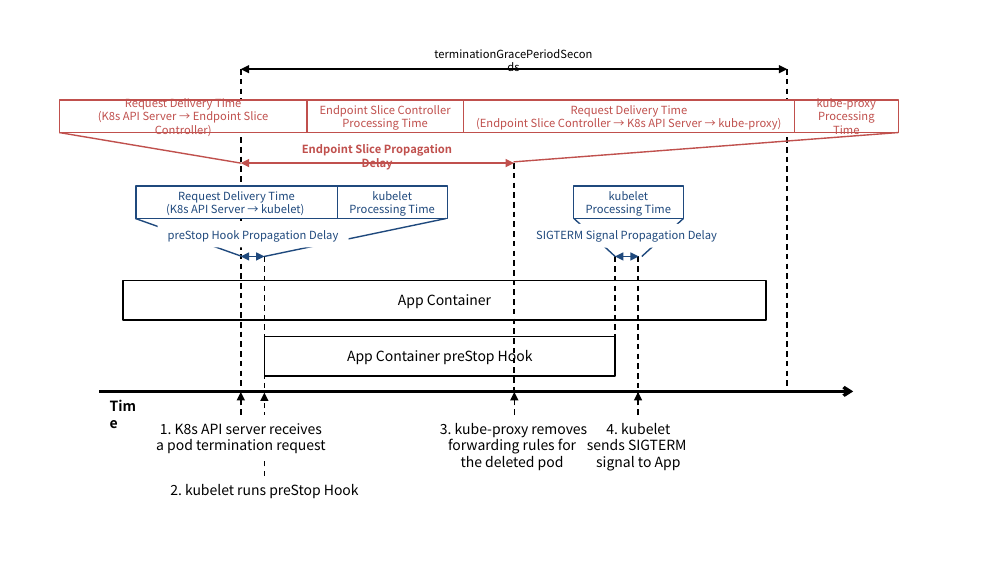
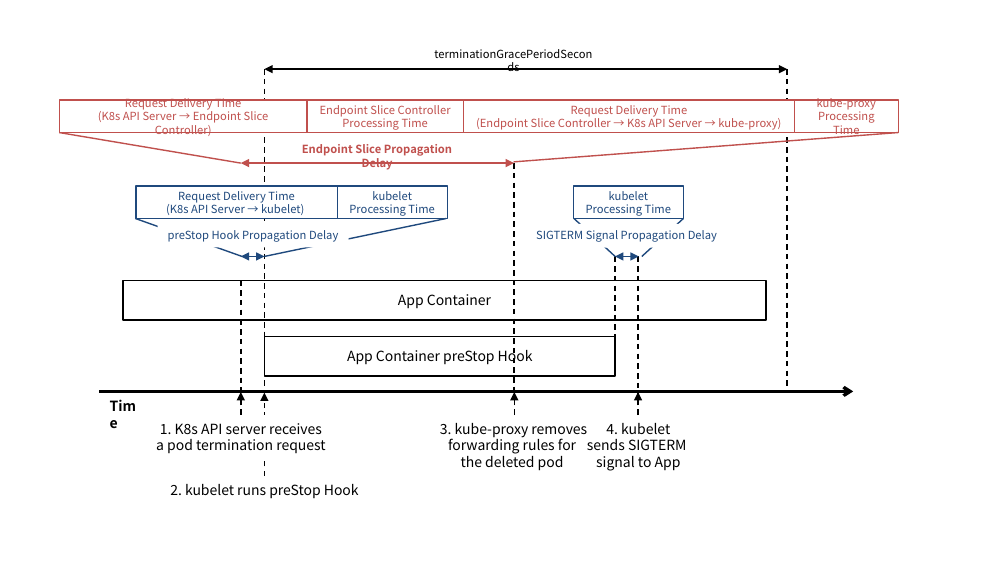
Before and after one commit to ssup2/blog-software, a slide deck: slide 2 of content/docs/theory-analysis/kubernetes-pod-termination/images/images.pptx. Drawn at 1008x567 pixels with LibreOffice and Linux fonts; fonts in the diff are those of the drawing. Boxes give left, top, right and bottom in pixels: in the first picture for what was removed or moved away, otherwise in the second. Text is boxed around its words. In the diff, an @@ line names an element or a change of style, - is before the commit and + after.

```diff
--- a/content/docs/theory-analysis/kubernetes-pod-termination/images/images.pptx
+++ b/content/docs/theory-analysis/kubernetes-pod-termination/images/images.pptx
@@ double arrow moved from (787, 70) - (241, 70) to (787, 70) - (264, 70) @@
@@ line moved from (241, 70) - (241, 393) to (264, 70) - (264, 391) @@
@@ line moved from (264, 256) - (264, 391) to (241, 280) - (241, 393) @@
```
Also in this commit, not shown: 3 other slides changed, 6 other files.
